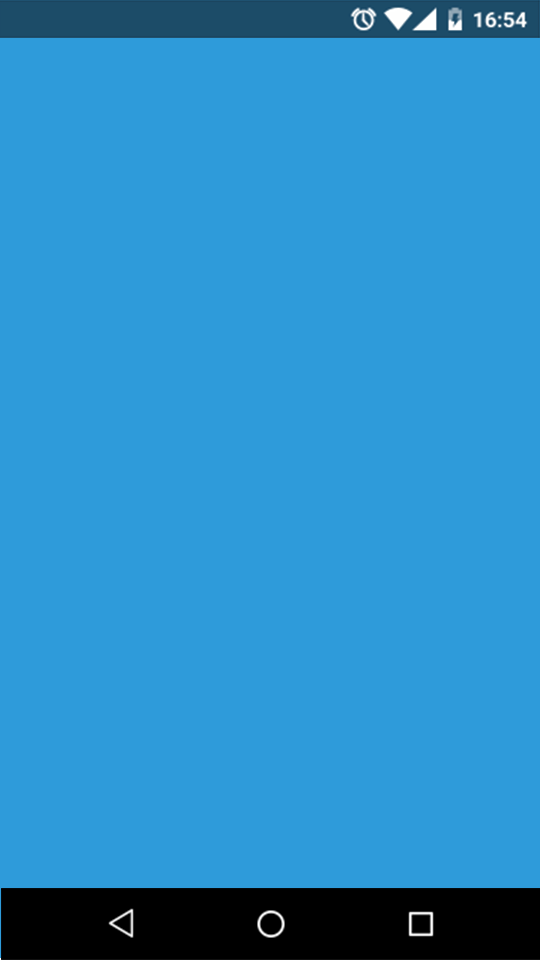
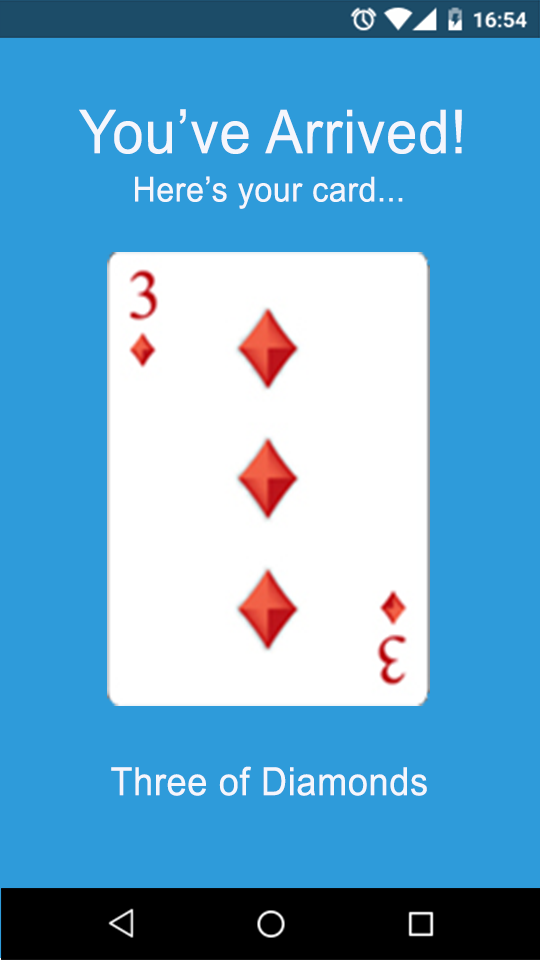
Before/after of a 540px x 960px layered artwork. What changed in the layer stack:
added layer "3d" above "Three of Diamonds" over (x1=107, y1=252, x2=430, y2=706)
added layer "Three of Diamonds" above "Here’s your card..." over (x1=111, y1=766, x2=427, y2=796)
added layer "Here’s your card..." above "You’ve Arrived!" over (x1=135, y1=176, x2=403, y2=209)
added layer "You’ve Arrived!" above "statusbar" over (x1=79, y1=109, x2=462, y2=154)
